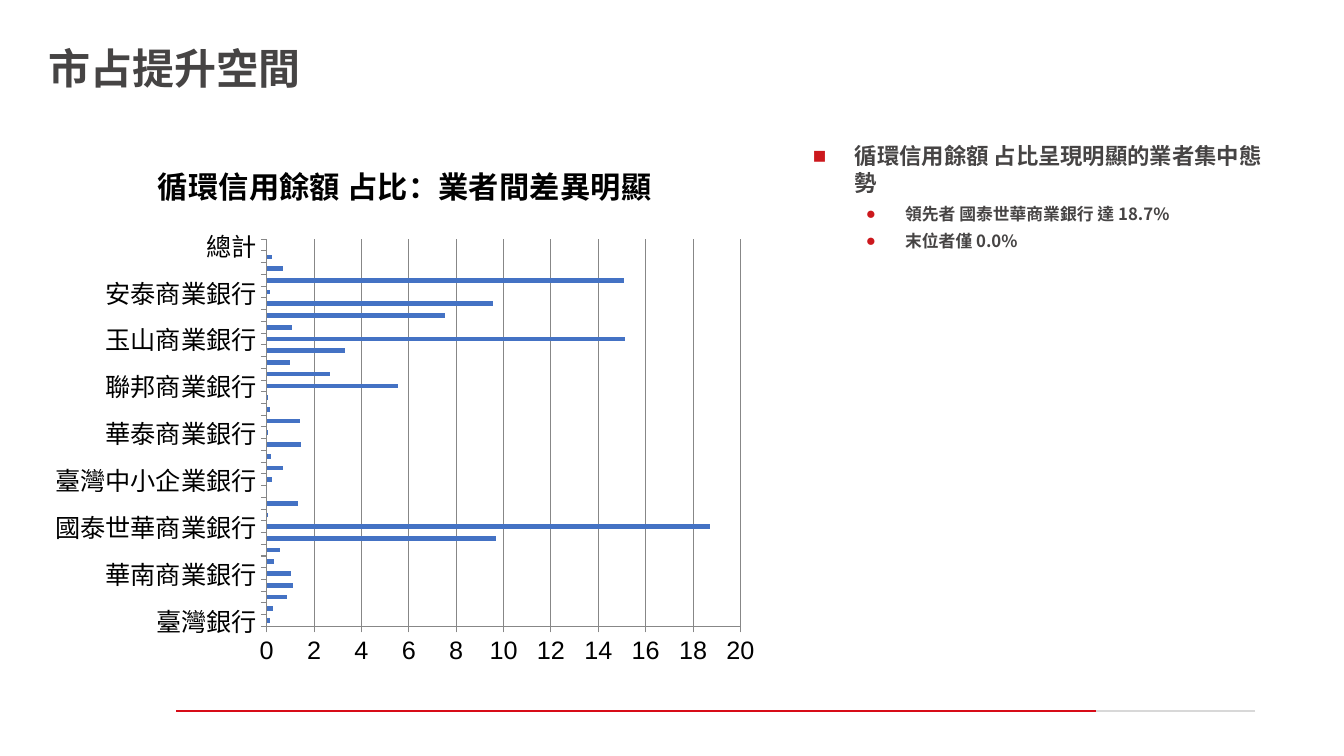
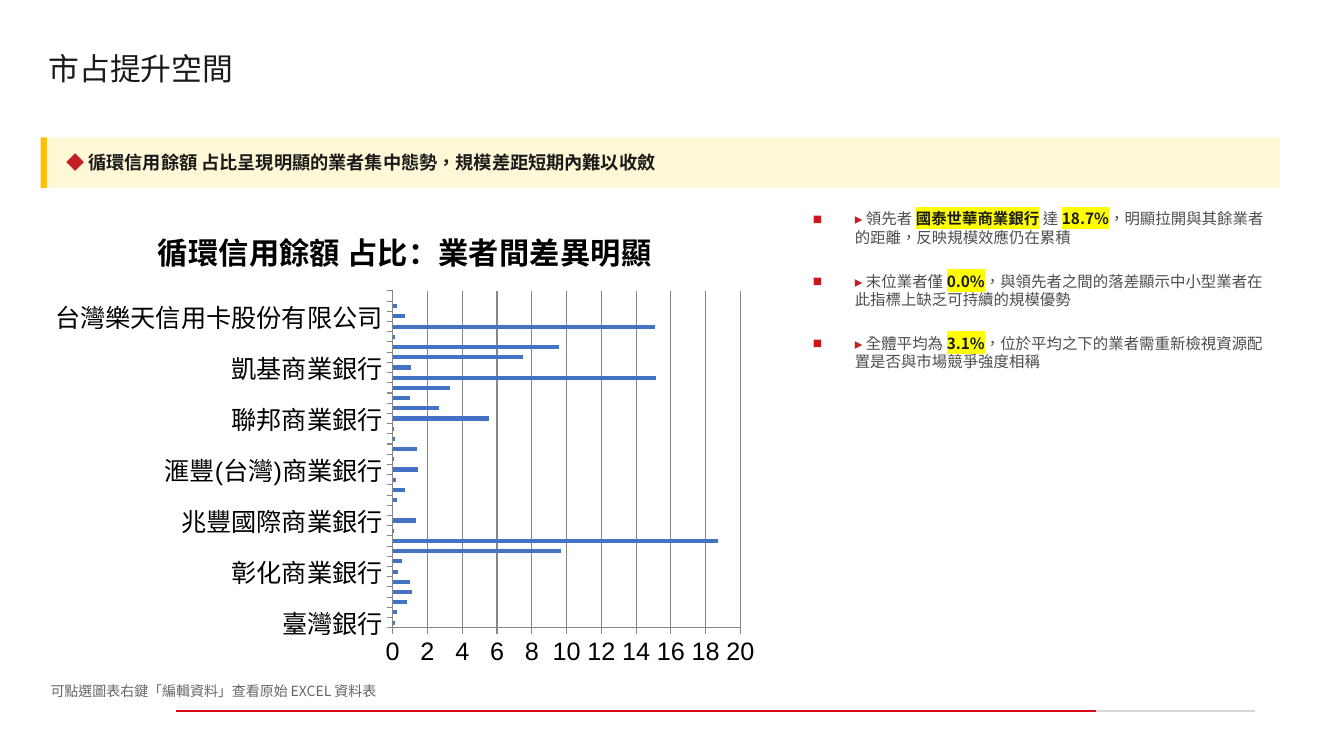
Before and after one commit to smileakklpl/llmanage-slidegen, a slide deck: slide 19 of outputs/full_deck/deck.pptx. Drawn at 1344x756 pixels with LibreOffice and Linux fonts; fonts in the diff are those of the drawing; background and template pictures are left out. Boxes give left, top, right and bottom in pixels: in the first picture for what was removed or moved away, otherwise in the second. Text is boxed around its words. In the diff, an @@ line names an element or a change of style, - is before the commit and + after.

```diff
--- a/outputs/full_deck/deck.pptx
+++ b/outputs/full_deck/deck.pptx
@@ title "市占提升空間" at box(49, 54, 233, 83): size 30 to 22 pt, font Noto Sans CJK TC to Noto Sans CJK SC, text colour #464444 to #1A1A1A, bold off @@
@@ rectangle added at box(40, 137, 46, 188), fill #FFC000 @@
@@ rectangle added at box(47, 137, 1280, 188), fill #FFF8D6, 13 pt, text #1A1A1A, bold @@
+◆ 循環信用餘額 占比呈現明顯的業者集中態勢，規模差距短期內難以收斂
@@ bar chart: place and size @@
-bar chart at box(40, 137, 769, 676)
+bar chart at box(40, 205, 769, 676)
@@ text at box(855, 209, 1264, 368): text changed; size 12 to 11 pt; font Noto Sans CJK TC to Noto Sans CJK SC; text colour #464444 to #4D4D4D; bold off @@
-■ 循環信用餘額 占比呈現明顯的業者集中態勢
-  ● 領先者 國泰世華商業銀行 達 18.7%
-  ● 末位者僅 0.0%
+■ ▸ 領先者 國泰世華商業銀行 達 18.7%，明顯拉開與其餘業者的距離，反映規模效應仍在累積
+■ ▸ 末位業者僅 0.0%，與領先者之間的落差顯示中小型業者在此指標上缺乏可持續的規模優勢
+■ ▸ 全體平均為 3.1%，位於平均之下的業者需重新檢視資源配置是否與市場競爭強度相稱
@@ text added at box(51, 684, 376, 697), 10 pt, text #666666 @@
+可點選圖表右鍵「編輯資料」查看原始 EXCEL 資料表
```
Also in this commit, not shown: 19 other slides changed, 1 slide added, 27 other files.
